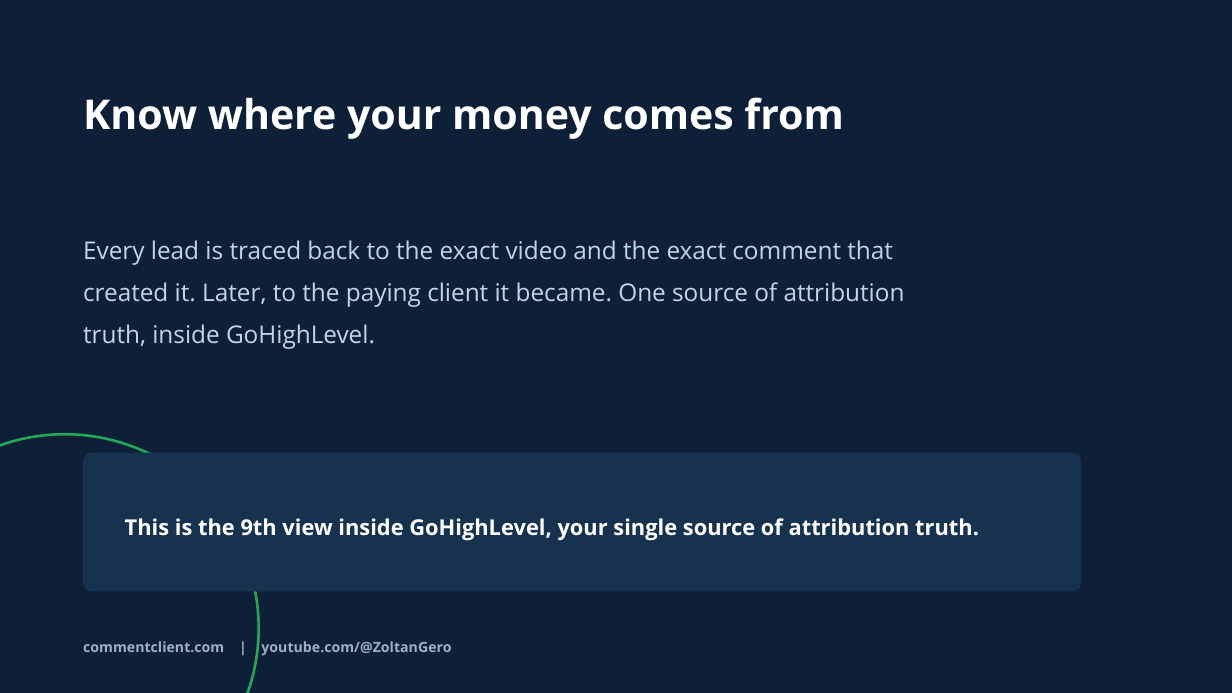
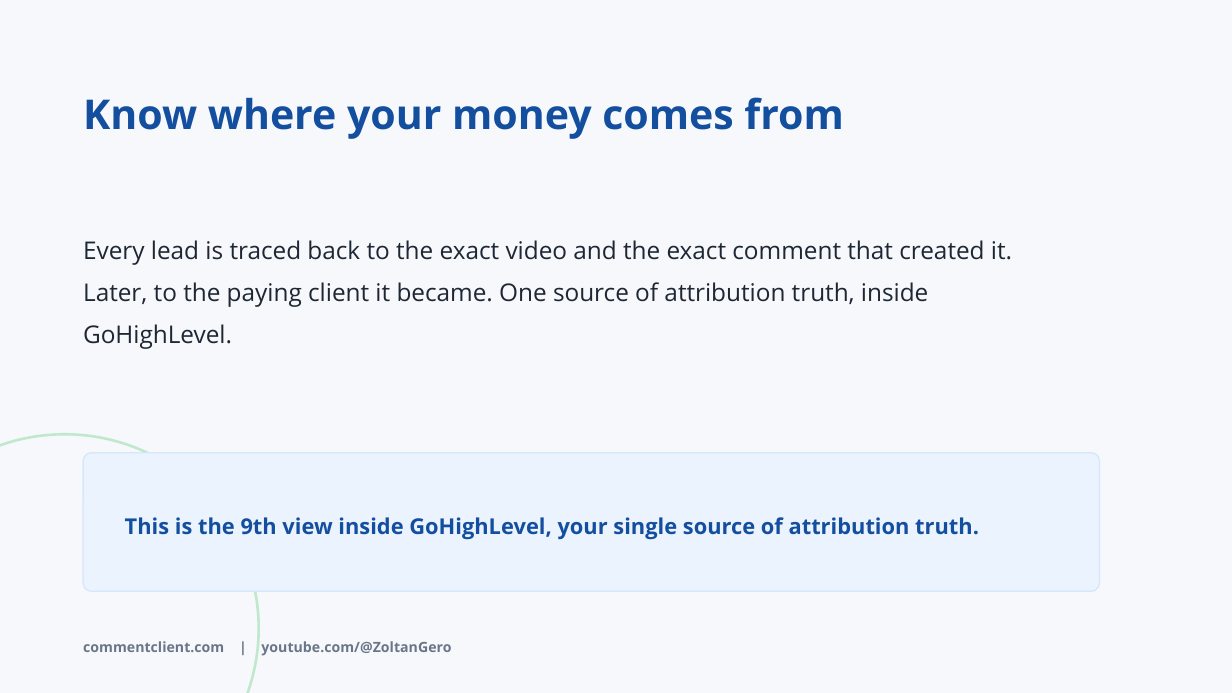
Before and after one commit to YogiZoli/design-system, a slide deck: slide 9 of tools/pptx-template/samples/C2C_Lead_Magnet_Promo.pptx. Drawn at 1232x693 pixels with LibreOffice and Linux fonts; fonts in the diff are those of the drawing. Boxes give left, top, right and bottom in pixels: in the first picture for what was removed or moved away, otherwise in the second. Text is boxed around its words. In the diff, an @@ line names an element or a change of style, - is before the commit and + after.

```diff
--- a/tools/pptx-template/samples/C2C_Lead_Magnet_Promo.pptx
+++ b/tools/pptx-template/samples/C2C_Lead_Magnet_Promo.pptx
@@ background #0E2038 to #F6F8FC @@
@@ text "Know where your money comes ..." at box(83, 97, 843, 139): text colour #FFFFFF to #144F9F @@
@@ text "Every lead is traced back ..." at box(83, 240, 1012, 349): text colour #C6D3E4 to #1E2733 @@
@@ ellipse at box(0, 434, 259, 693): outline #24A957 2 pt to #BFE8CC 2 pt @@
@@ rounded rectangle: place and size @@
-rounded rectangle at box(83, 453, 1081, 592)
+rounded rectangle at box(83, 453, 1100, 592)
@@ rounded rectangle at box(83, 453, 1100, 592): fill #17324F to #EBF3FE; outline none to #D6E6FD 1 pt @@
@@ text "This is the 9th view ..." at box(125, 517, 979, 540): text colour #FFFFFF to #144F9F @@
@@ text "commentclient.com | youtube.com/@ZoltanGero" at box(83, 641, 451, 656): text colour #9DB0C7 to #6A7688 @@
```
Also in this commit, not shown: 5 other slides changed, 6 other files.
